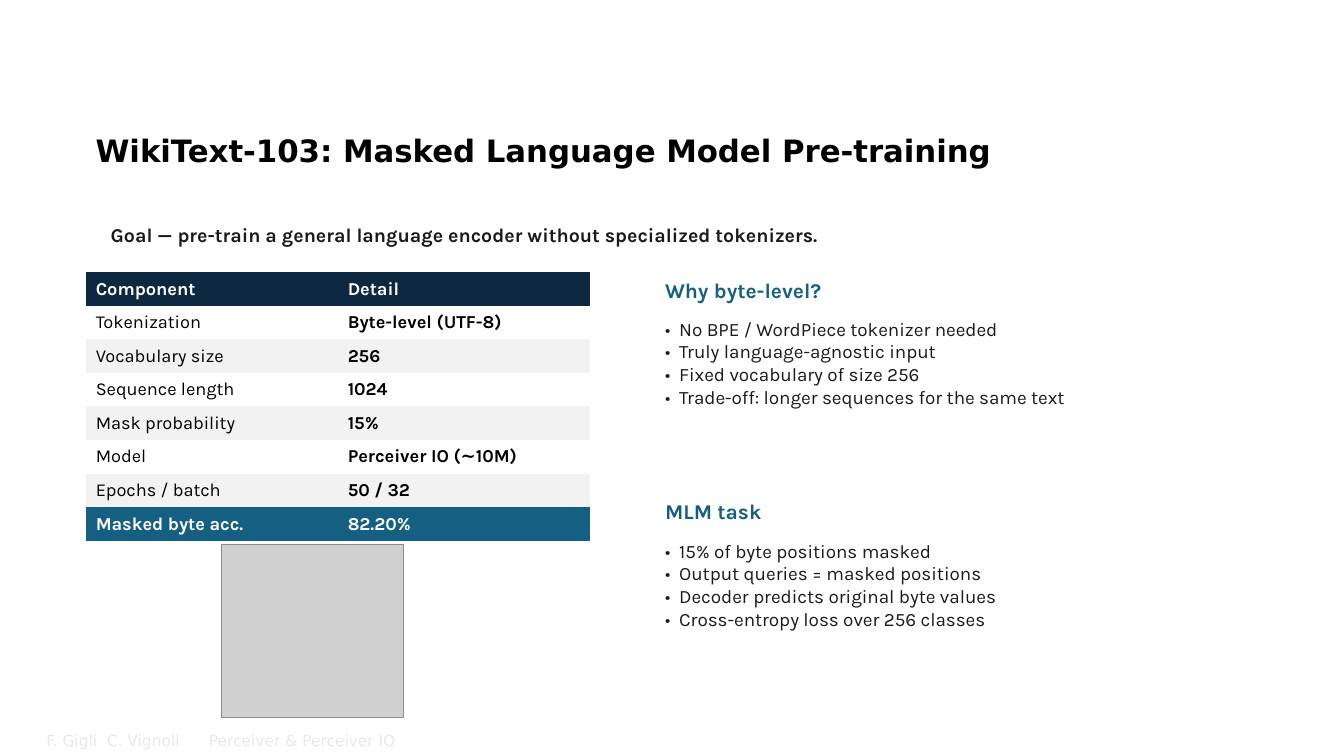
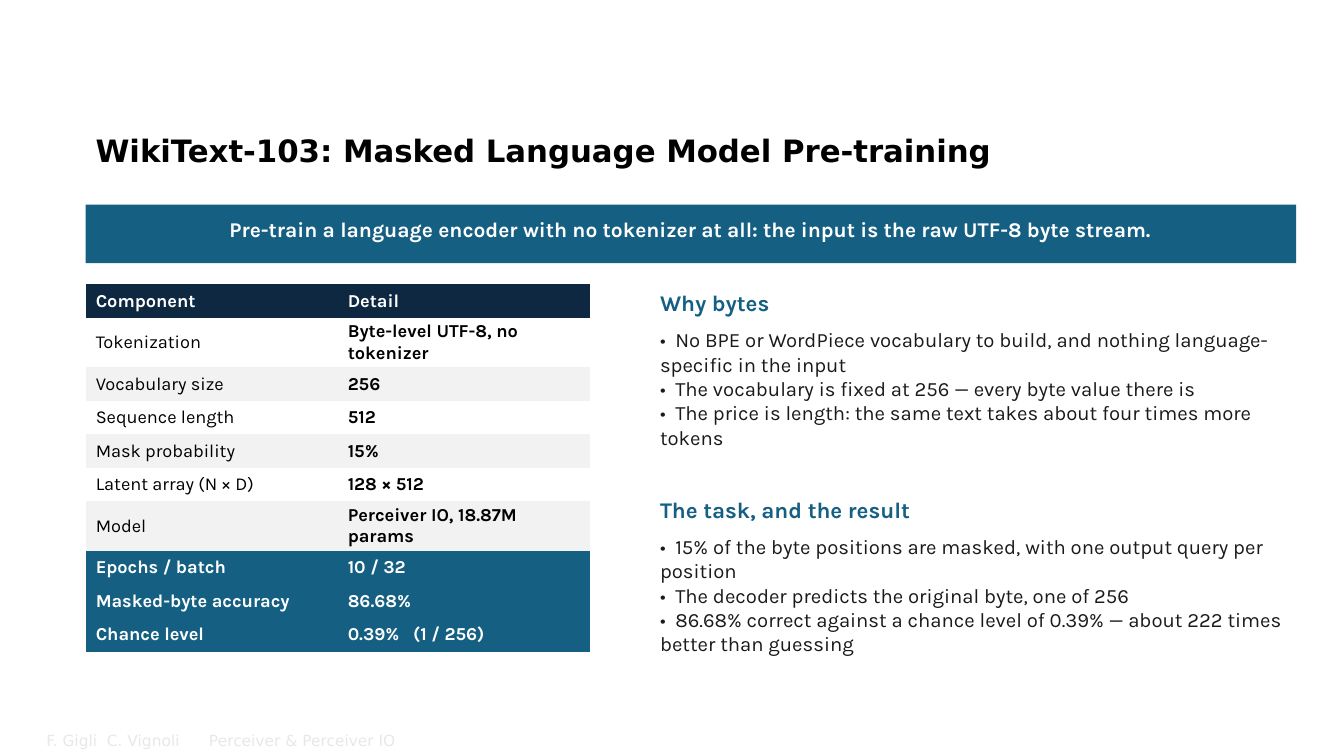
Before and after one commit to FrancescoGigli/Perceiver_project, a slide deck: slide 28 of sito/slide/Perceiver & Perceiver IO.pptx (slide 27 before the commit). Drawn at 1344x756 pixels with LibreOffice and Linux fonts; fonts in the diff are those of the drawing; grey boxes stand for pictures; background and template pictures are left out. Boxes give left, top, right and bottom in pixels: in the first picture for what was removed or moved away, otherwise in the second. Text is boxed around its words. In the diff, an @@ line names an element or a change of style, - is before the commit and + after.

Commit message:
Slide: revisione completa PDF e PPTX allineati
- notazione unica (Q=ZW_Q, un solo d_k), decoder O x D, query MLM O=M
- batch 32-64, niente dropout fra le aggiunte, bullet hardware/improvements veri per il codice
- GLUE ~10 punti sotto il paper, non ~8
- mappe d'attenzione dalla serie v2 (e01 5.84 bit vs e29 9.83 bit), figura riproducibile da _diag/attention_maps_v2.py
- commenti corrotti del .tex ripuliti; script _diag/ e figure delle 42 run tracciati

```diff
--- a/sito/slide/Perceiver & Perceiver IO.pptx
+++ b/sito/slide/Perceiver & Perceiver IO.pptx
@@ rectangle added at (86,205,1297,263), fill #156082 @@
@@ text "Pre-train a language encoder with ..." at (229,222,1150,243): vertical alignment middle to top @@
@@ text at (229,222,1150,243): text changed; size 14 to 15 pt; text colour #1A1A1A to #FFFFFF @@
-Goal — pre-train a general language encoder without specialized tokenizers.
+Pre-train a language encoder with no tokenizer at all: the input is the raw UTF-8 byte stream.
@@ table at (86,284,590,646) @@
-row 2, column 2: Byte-level (UTF-8)
+row 2, column 2: Byte-level UTF-8, no tokenizer
-row 4, column 2: 1024
+row 4, column 2: 512
-row 6: Model | Perceiver IO (∼10M)
-row 7: Epochs / batch | 50 / 32
-row 8: Masked byte acc. | 82.20%
+row 6: Latent array (N × D) | 128 × 512
+row 7: Model | Perceiver IO, 18.87M params
+row 8: Epochs / batch | 10 / 32
+row 9: Masked-byte accuracy | 86.68%
+row 10: Chance level | 0.39% (1 / 256)
@@ table: place and size @@
-table at (86,272,590,541)
+table at (86,284,590,646)
@@ text at (660,295,769,317): text changed; size 15 to 16 pt @@
-Why byte-level?
+Why bytes
@@ text at (660,333,1268,446): text changed; size 13.5 to 14.5 pt @@
-• No BPE / WordPiece tokenizer needed
-• Truly language-agnostic input
-• Fixed vocabulary of size 256
-• Trade-off: longer sequences for the same text
+• No BPE or WordPiece vocabulary to build, and nothing language-specific in the input
+• The vocabulary is fixed at 256 — every byte value there is
+• The price is length: the same text takes about four times more tokens
@@ text at (660,502,910,521): text changed; size 15 to 16 pt @@
-MLM task
+The task, and the result
@@ picture removed at (222,544,403,718) @@
@@ text at (660,540,1282,656): text changed; size 13.5 to 14.5 pt @@
-• 15% of byte positions masked
-• Output queries = masked positions
-• Decoder predicts original byte values
-• Cross-entropy loss over 256 classes
+• 15% of the byte positions are masked, with one output query per position
+• The decoder predicts the original byte, one of 256
+• 86.68% correct against a chance level of 0.39% — about 222 times better than guessing
```
Also in this commit, not shown: 19 other slides changed, 12 slides added, 9 slides removed, 20 other files.
